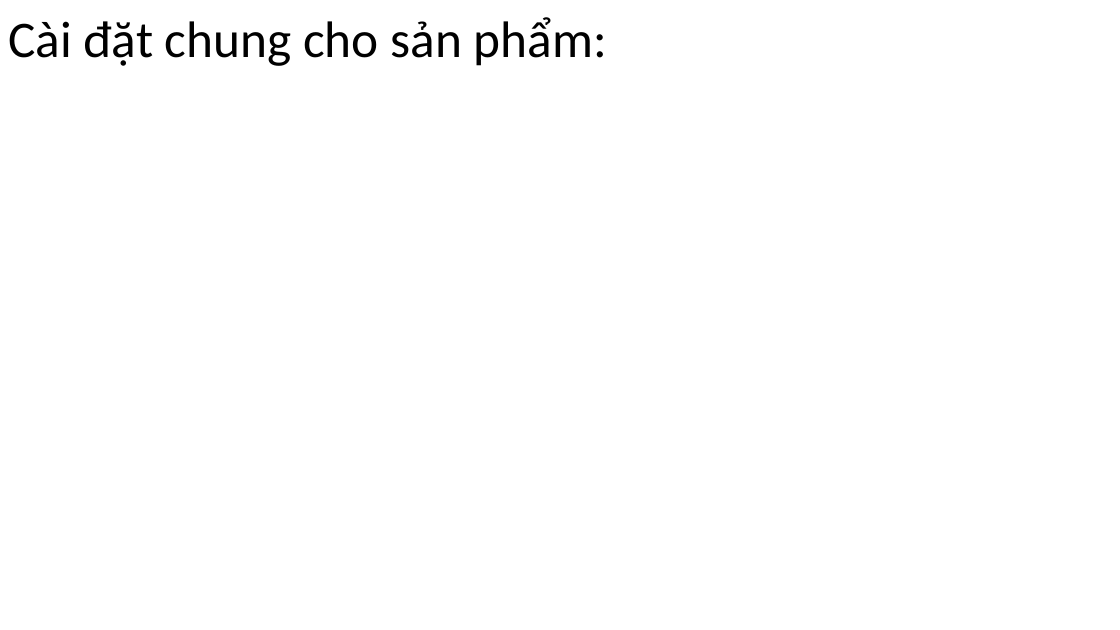
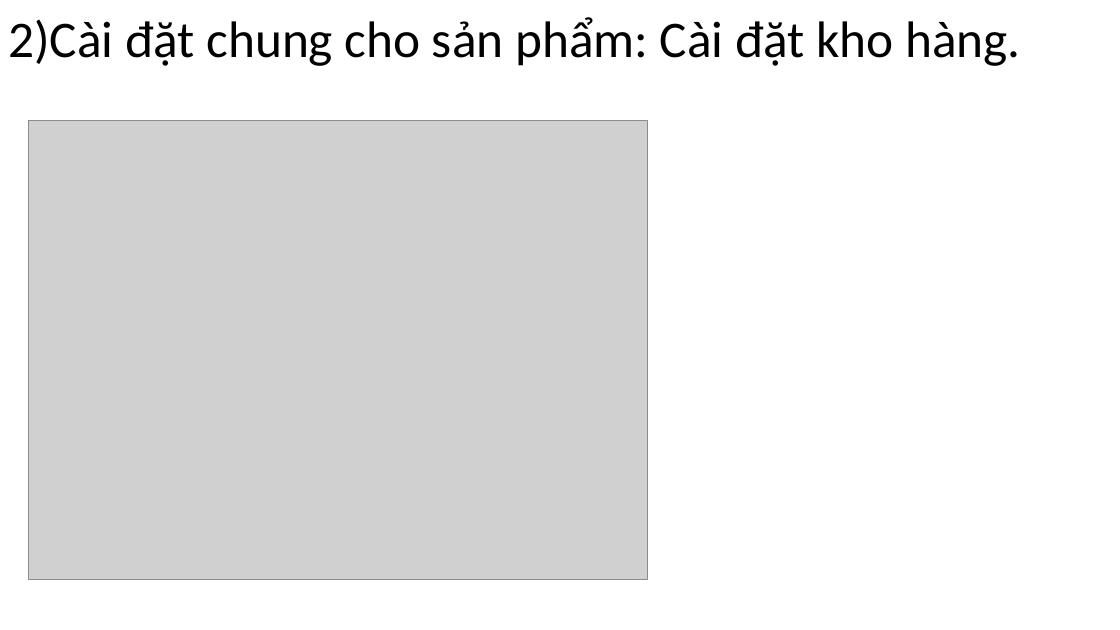
Before and after one commit to DangVanDoan05/WordPress, a slide deck: slide 5 of Woocommerce Toàn Tập A - Z.pptx (slide 6 before the commit). Drawn at 1120x630 pixels with LibreOffice and Linux fonts; fonts in the diff are those of the drawing; grey boxes stand for pictures. Boxes give left, top, right and bottom in pixels: in the first picture for what was removed or moved away, otherwise in the second. Text is boxed around its words. In the diff, an @@ line names an element or a change of style, - is before the commit and + after.

```diff
--- a/Woocommerce Toàn Tập A - Z.pptx
+++ b/Woocommerce Toàn Tập A - Z.pptx
@@ title at (x1=8, y1=17, x2=1021, y2=66): text changed @@
-Cài đặt chung cho sản phẩm:
+2)Cài đặt chung cho sản phẩm: Cài đặt kho hàng.
@@ picture added at (x1=29, y1=121, x2=648, y2=580) @@
```
Also in this commit, not shown: 1 other slide changed, 13 slides added, 2 slides removed, 1 other file.
